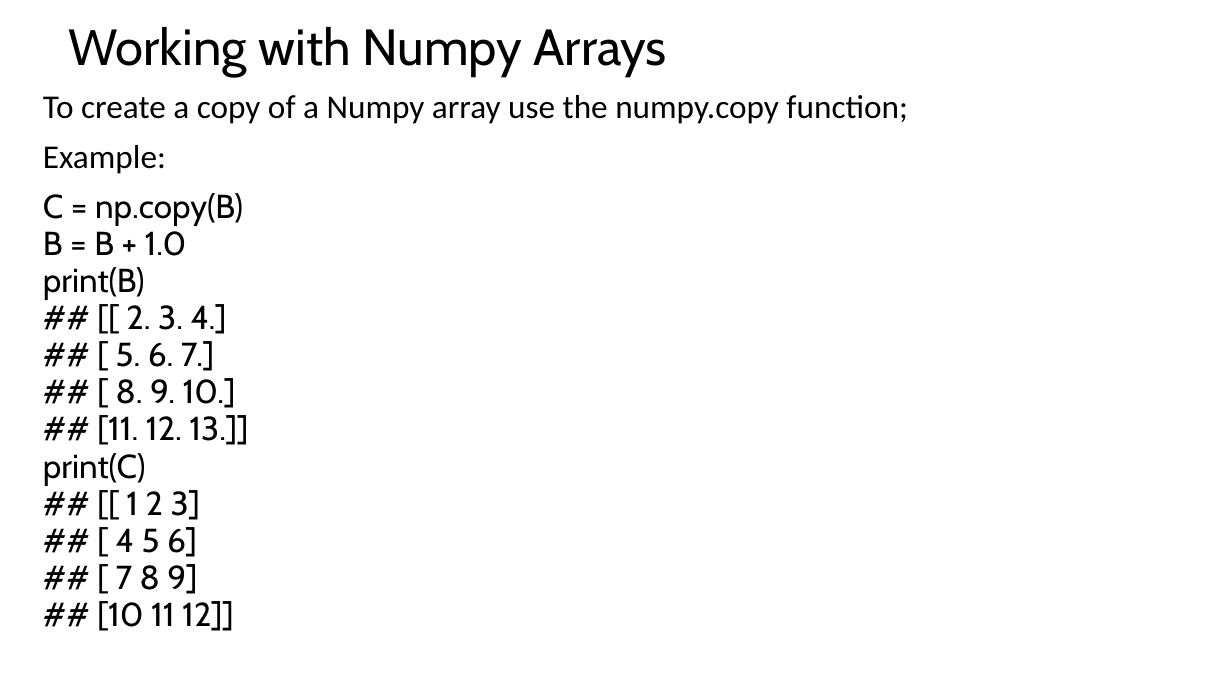
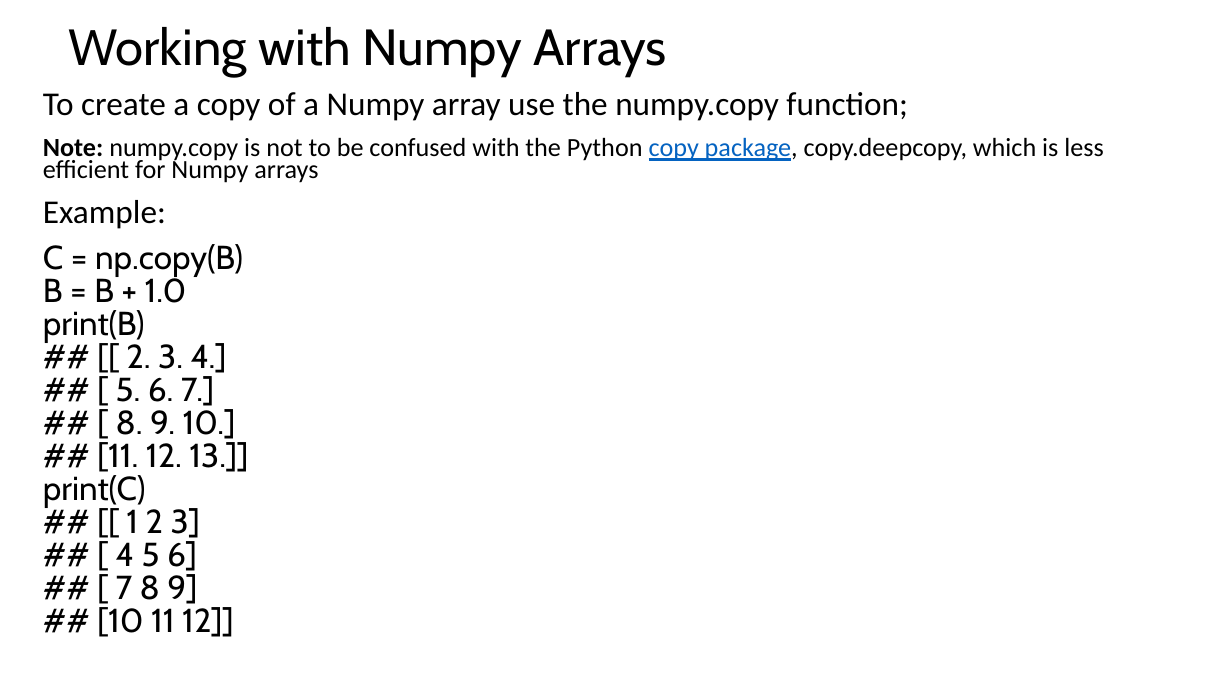
Before and after one commit to StephenElston/CSCI-E-108, a slide deck: slide 40 of SupplementaryMaterials/ReviewOfLinearAlgebra.pptx. Drawn at 1232x693 pixels with LibreOffice and Linux fonts; fonts in the diff are those of the drawing. Boxes give left, top, right and bottom in pixels: in the first picture for what was removed or moved away, otherwise in the second. Text is boxed around its words. In the diff, an @@ line names an element or a change of style, - is before the commit and + after.

```diff
--- a/SupplementaryMaterials/ReviewOfLinearAlgebra.pptx
+++ b/SupplementaryMaterials/ReviewOfLinearAlgebra.pptx
@@ text at [43, 92, 907, 637]: line spacing 0.8 to 0.7 @@
@@ text at [43, 137, 1103, 183]: paragraph added @@
+Note: numpy.copy is not to be confused with the Python copy package, copy.deepcopy, which is less efficient for Numpy arrays
```
